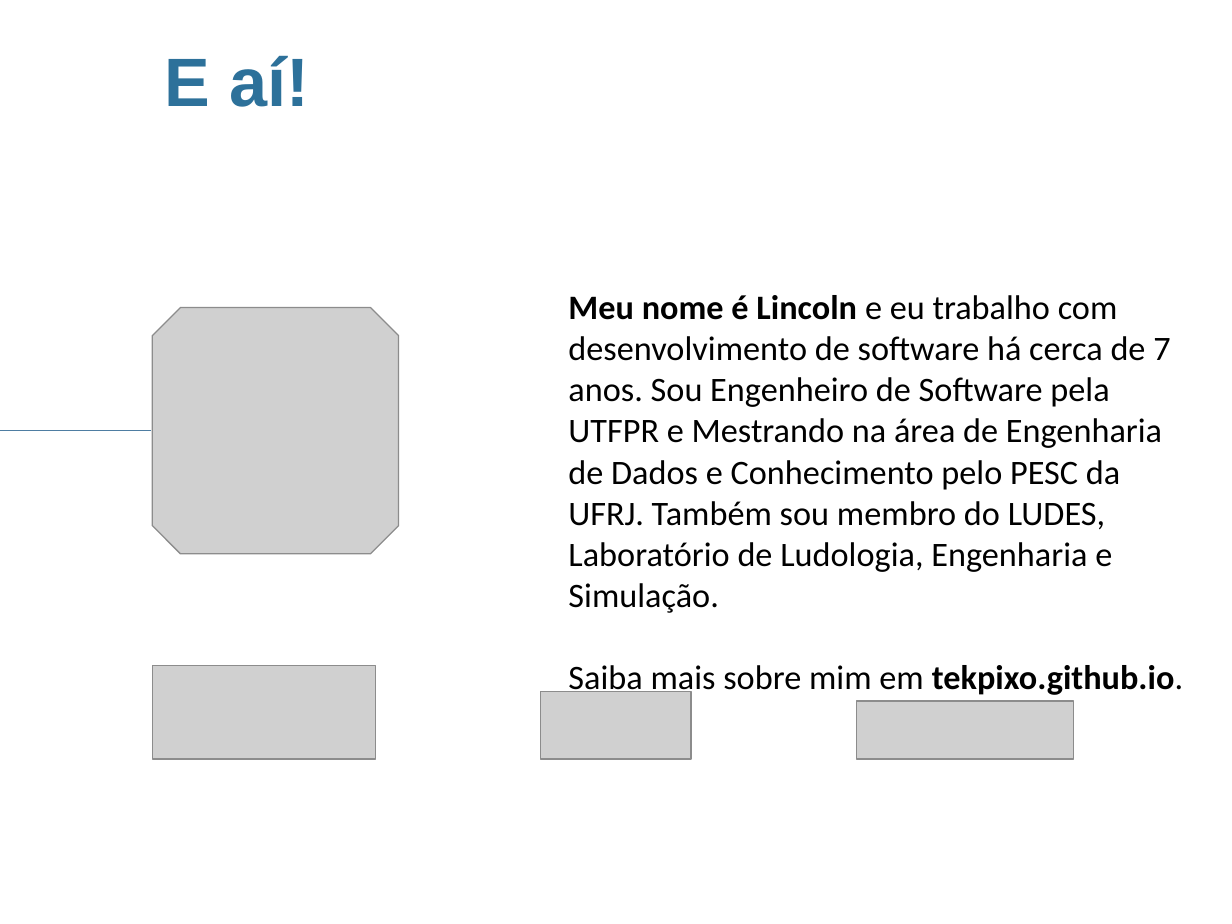
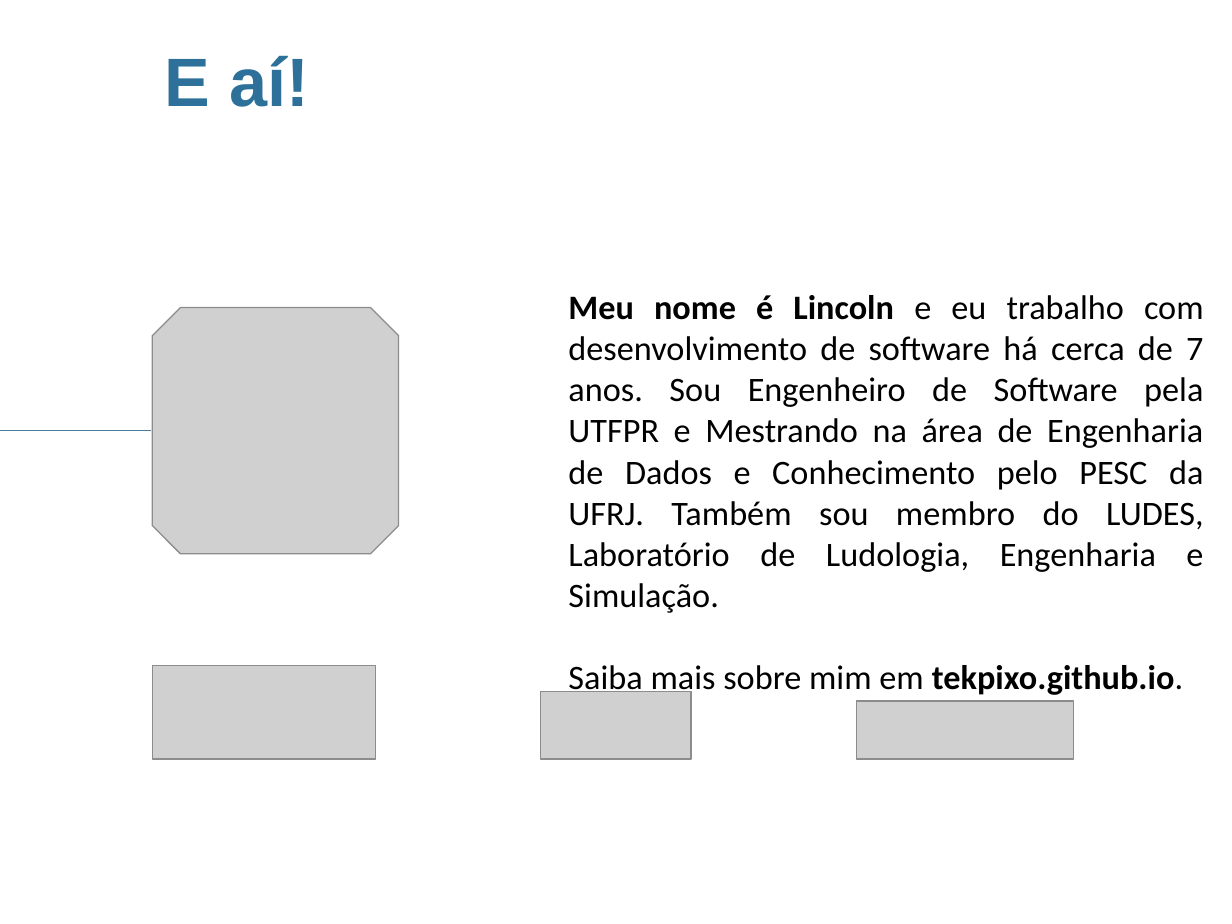
Before and after one commit to lincolncosta/VII-FAEL-Xo-Corona, a slide deck: slide 2 of apresentacao/Apresentação.pptx. Drawn at 1232x924 pixels with LibreOffice and Linux fonts; fonts in the diff are those of the drawing; grey boxes stand for pictures; background and template pictures are left out. Boxes give left, top, right and bottom in pixels: in the first picture for what was removed or moved away, otherwise in the second. Text is boxed around its words. In the diff, an @@ line names an element or a change of style, - is before the commit and + after.

```diff
--- a/apresentacao/Apresentação.pptx
+++ b/apresentacao/Apresentação.pptx
@@ text at [568, 295, 1204, 613]: alignment left to justified @@
```
Also in this commit, not shown: 1 other slide changed, 7 slides added, 1 other file.
